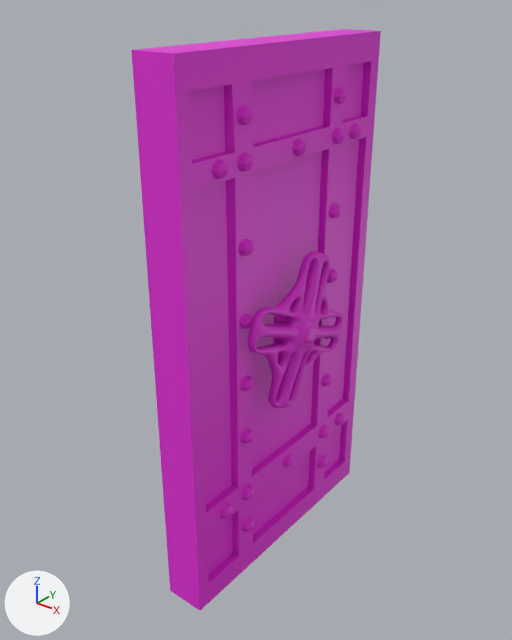
The Blender file Models/Door/Door.blend, before and after one commit.
Camera for both pictures: a 50 mm lens placed at (2.75, -3.61, 2.21), pointed at (-0.06, -0.1, 0.03). The axes (+X, +Y, +Z) are drawn at lower left. The lights are the same throughout.
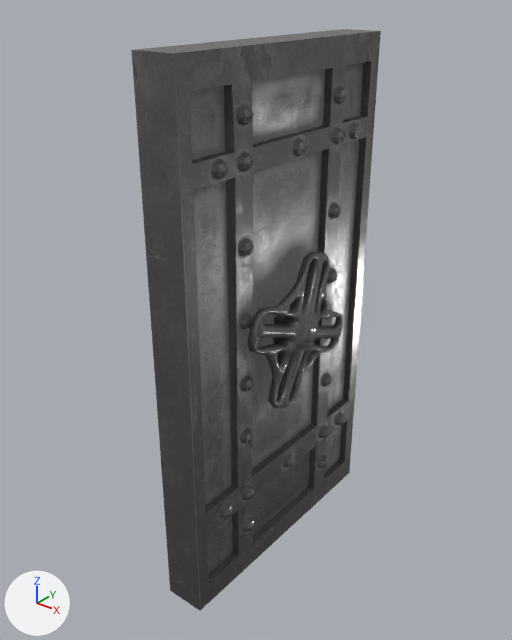
The change, as JSON lines over the scene's bpy script:
```json
{"op": "add", "block": "img_door_metal_roughness_png", "code": ["img_door_metal_roughness_png = load_image('Door_MEtal_Roughness.png', 'Textures/Door_MEtal_Roughness.png', 1024, 1024, 'Non-Color')"]}
{"op": "add", "block": "img_door_metal_metallic_png", "code": ["img_door_metal_metallic_png = load_image('Door_MEtal_Metallic.png', 'Textures/Door_MEtal_Metallic.png', 1024, 1024, 'Non-Color')"]}
{"op": "add", "block": "img_door_metal_basecolor_png", "code": ["img_door_metal_basecolor_png = load_image('Door_MEtal_BaseColor.png', 'Textures/Door_MEtal_BaseColor.png', 1024, 1024, 'sRGB')"]}
{"op": "add", "block": "img_door_metal_height_png", "code": ["img_door_metal_height_png = load_image('Door_MEtal_Height.png', 'Textures/Door_MEtal_Height.png', 1024, 1024, 'Non-Color')"]}
{"op": "add", "block": "img_door_metal_normal_png", "code": ["img_door_metal_normal_png = load_image('Door_MEtal_Normal.png', 'Textures/Door_MEtal_Normal.png', 1024, 1024, 'Non-Color')"]}
{"block": "mat_metal", "change": "nodes: BsdfPrincipled, OutputMaterial"}
{"block": "mat_metal", "change": "colours: pink #e72adb"}
{"block": "mat_metal", "change": "nodes: BsdfPrincipled, Displacement, Mapping, NormalMap, OutputMaterial, TexCoord, TexImage x5"}
{"block": "mat_metal", "change": "uses the picture img_door_metal_basecolor_png"}
{"block": "mat_metal", "change": "uses the picture img_door_metal_height_png"}
{"block": "mat_metal", "change": "uses the picture img_door_metal_metallic_png"}
{"block": "mat_metal", "change": "uses the picture img_door_metal_normal_png"}
{"block": "mat_metal", "change": "uses the picture img_door_metal_roughness_png"}
```

Pixel boxes [x1, y1, x2, y2] of what changed, in the pictures (512 x 640 px):
```json
{"object": "Cube.024", "change": "surface changed", "before": [131, 29, 381, 611], "after": [131, 29, 381, 611], "on screen": "pink to grey"}
```
